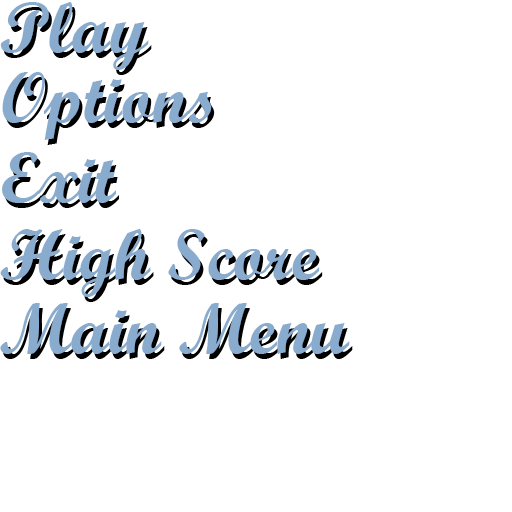
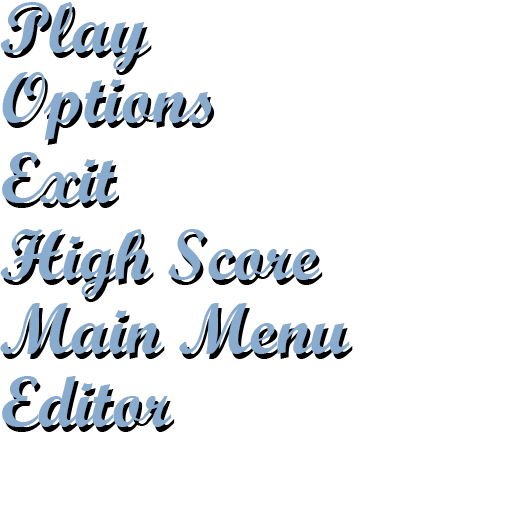
Comparing the layer stacks of the two 512x512 images. Changes:
added layer "Editor" above "Play" over [2, 376, 172, 427]
